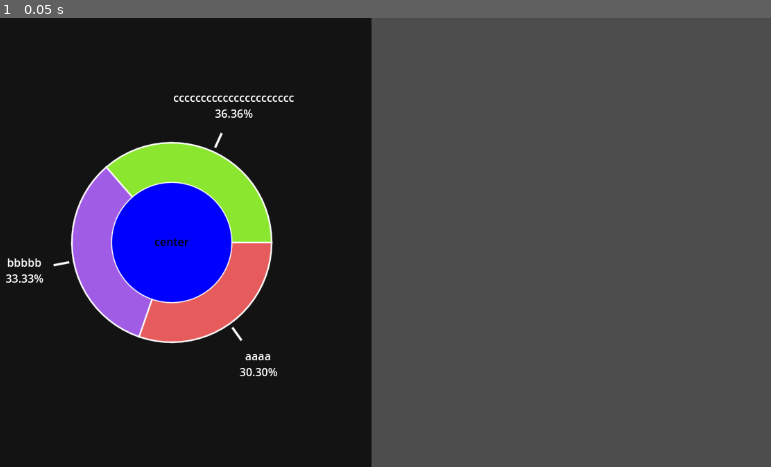
Above: before the commit, frame 1.
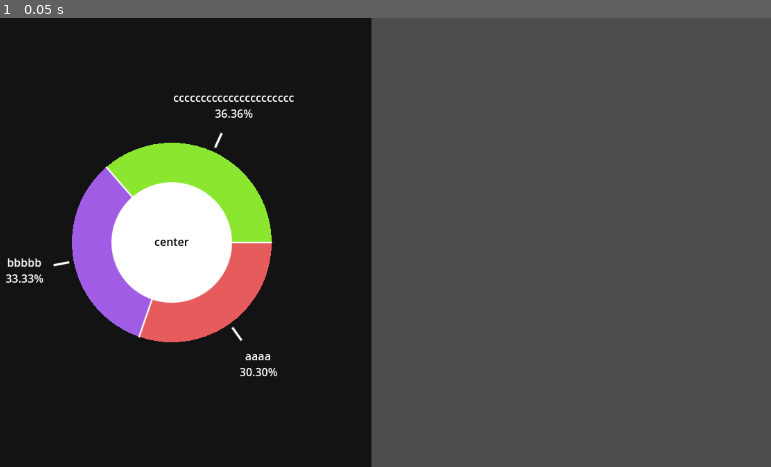
Above: after the commit, the same moment.

Repository: GabrielRMCorrea/Godot-PieChart
Game: Godot game, scene res://main.tscn
Two runs of this game, one before a commit and one after it. Both use one fixed random seed, a clock stepped at 60 frames per second and the inputs below.
Inputs:
- Up to frame 1 (0.05 s): no input

The runs differ from the first frame. In frame 1, 3.8% of the frame differs, in the area x 9-36%, y 27-73%.

Commit message:
fixing bugs and typos

Diff:
--- a/main.tscn
+++ b/main.tscn
@@ -38,8 +38,5 @@
 "cccccccccccccccccccccc": 12.0
 })
 center_text = "center"
-outter_border = true
-inner_border = true
 lateral_borders = true
-center_color = Color(0, 0, 1, 1)
 metadata/_custom_type_script = "uid://biulhvvte3dvh"
--- a/pie_chart.gd
+++ b/pie_chart.gd
@@ -11,7 +11,7 @@
 enum LegendStyleOptions {
 	DIRECT_LINE,
 	DIRECT_LABEL,
-	SEPARATED_LABEL,
+	SIDE_LEGEND,
 }
 
 @export var elements: Dictionary[String, float]
@@ -24,7 +24,7 @@
 @export var scale_gradient: Gradient  # if color_scale == GRADIENT_
 @export var custom_scale: Array[Color]  # if color_scale == CUSTOM
 @export_category("Borders")
-@export var outter_border : bool = false
+@export var outer_border : bool = false
 @export var inner_border : bool = false
 @export var lateral_borders : bool = false
 
@@ -59,13 +59,13 @@
 	draw_colored_polygon(inner_arc + outer_arc, color)
 	if inner_border and doughnut_shape:
 		draw_polyline(inner_arc, border_color, border_width, true)
-	if outter_border:
+	if outer_border:
 		draw_polyline(outer_arc, border_color, border_width, true)
 
 func _draw() -> void:
 	var radius: float = min(size.x, size.y) / 4.0
 	var center: Vector2 = Vector2(
-		size.x / (3.0 if legend_style == LegendStyleOptions.SEPARATED_LABEL else 2.0),
+		size.x / (3.0 if legend_style == LegendStyleOptions.SIDE_LEGEND else 2.0),
 		size.y / 2.0
 	)
 	var previous_angle: float = 0.0
@@ -99,10 +99,12 @@
 				)
 
 			ColorScaleOptions.GRADIENT_:
-				color = scale_gradient.sample(float(counter) / (values_size - 1))
+				if scale_gradient:
+					color = scale_gradient.sample(float(counter) / (values_size - 1))
 
 			ColorScaleOptions.CUSTOM:
-				color = custom_scale[counter % custom_scale.size()]
+				if custom_scale:
+					color = custom_scale[counter % custom_scale.size()]
 
 		counter += 1
 
@@ -112,7 +114,7 @@
 		var angle: float = deg_to_rad(current_angle + previous_angle)
 		var mid_angle: float = angle - deg_to_rad(current_angle / 2.0)
 		var angle_point: Vector2 = Vector2(cos(mid_angle), sin(mid_angle)) * radius
-		var text: String = key + (" - " if legend_style == LegendStyleOptions.SEPARATED_LABEL else "\n") + str(snappedf(percentage,0.01)).pad_decimals(2) + "%"
+		var text: String = key + (" - " if legend_style == LegendStyleOptions.SIDE_LEGEND else "\n") + str(snappedf(percentage,0.01)).pad_decimals(2) + "%"
 
 		var label_size: Vector2 = ThemeDB.fallback_font.get_multiline_string_size(
 			text, HORIZONTAL_ALIGNMENT_CENTER
@@ -139,7 +141,7 @@
 				)
 				label_position = center - label_center + angle_point * 1.05 + offset
 
-			LegendStyleOptions.SEPARATED_LABEL:
+			LegendStyleOptions.SIDE_LEGEND:
 				label_position.x = size.x - label_size.x - (radius / 5.0) - label_size.y
 				label_position.y = label_size.y + (label_size.y + 5.0) * counter + (radius / 5.0)
 				draw_rect(
@@ -157,7 +159,7 @@
 			ThemeDB.fallback_font,
 			label_position,
 			text,
-			HORIZONTAL_ALIGNMENT_RIGHT if legend_style == LegendStyleOptions.SEPARATED_LABEL \
+			HORIZONTAL_ALIGNMENT_RIGHT if legend_style == LegendStyleOptions.SIDE_LEGEND \
 				else HORIZONTAL_ALIGNMENT_CENTER,
 			label_size.x,
 			elements_font_size,
@@ -191,7 +193,7 @@
 			draw_line.callv(params)
 
 	if doughnut_shape:
-		draw_circle(center, (radius * center_proportion / 100.0) - border_width , center_color, true, -1, true)
+		draw_circle(center, (radius * center_proportion / 100.0) - (border_width if inner_border else 0.0) , center_color, true, -1, true)
 		var label_size: Vector2 = ThemeDB.fallback_font.get_multiline_string_size(center_text)
 		draw_multiline_string(
 			ThemeDB.fallback_font,
@@ -203,3 +205,11 @@
 			-1,
 			center_text_color
 		)
+
+func _ready() -> void:
+	if not elements.values().filter(func(number): return number > 0):
+		push_warning("No elements to display")
+	if color_scale == ColorScaleOptions.GRADIENT_ and not scale_gradient:
+		push_warning("Gradient not found")
+	if color_scale == ColorScaleOptions.CUSTOM and not custom_scale:
+		push_warning("Custom color scale not specified")
